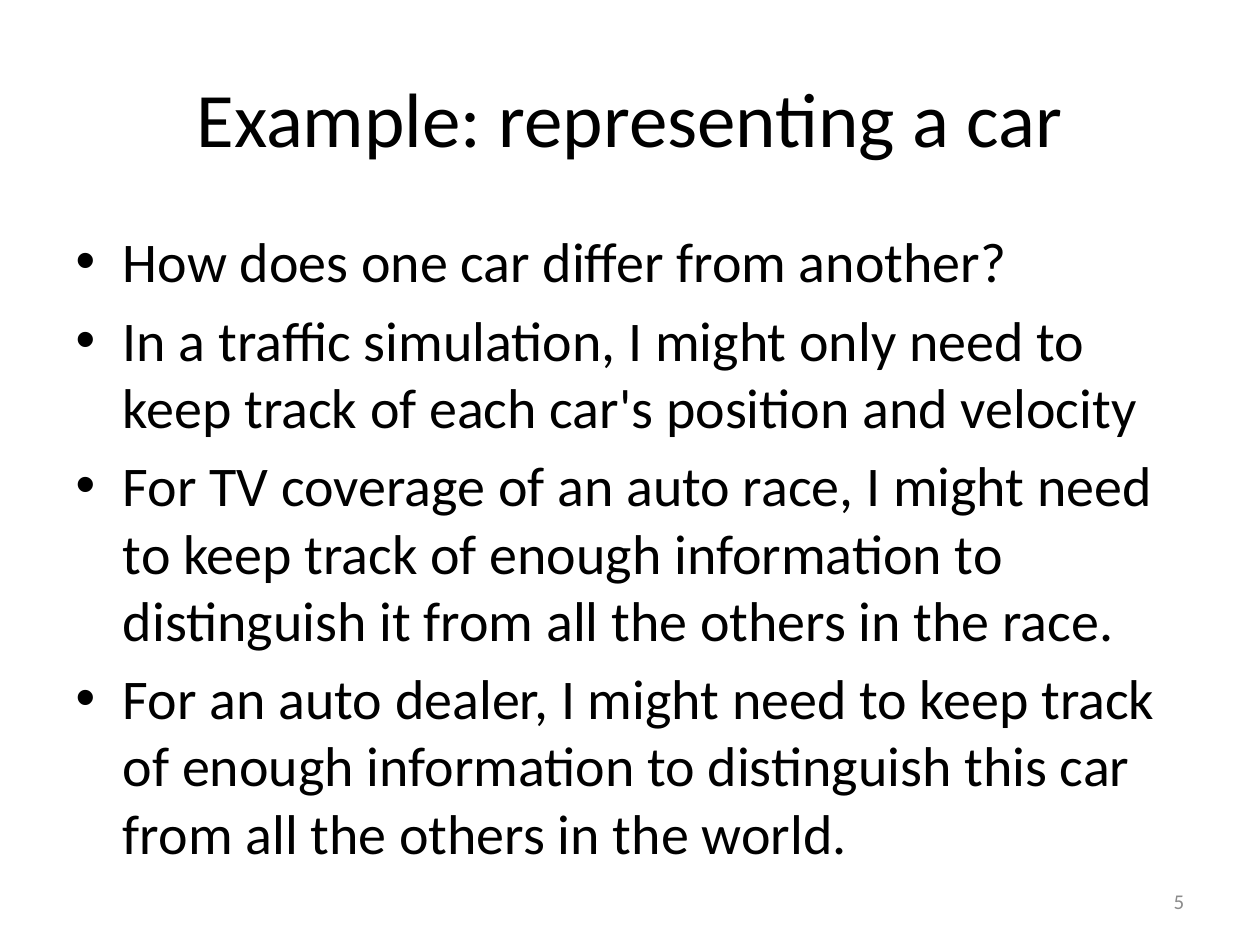
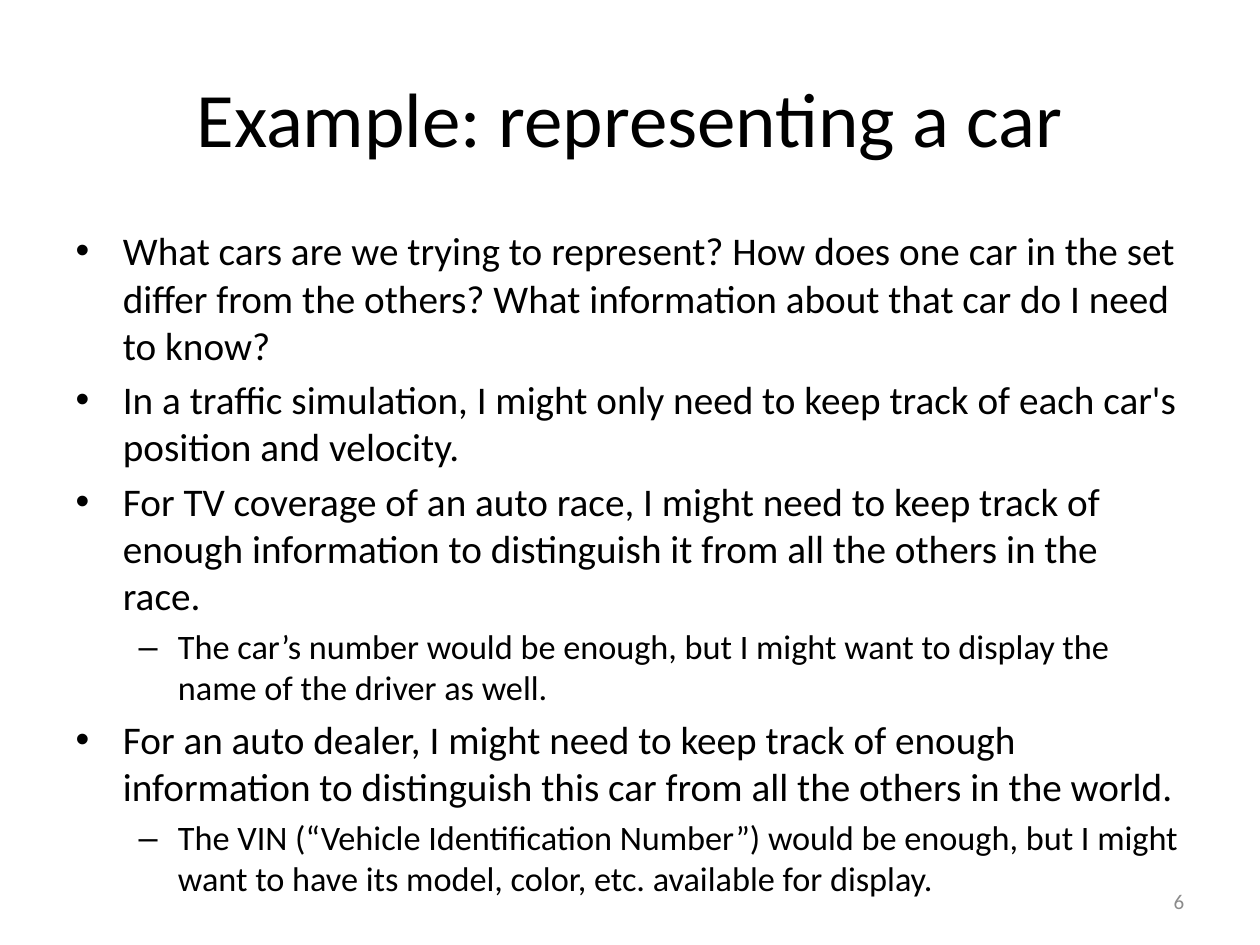
Before and after one commit to mwand/cs5010f17, a slide deck: slide 6 of Slides/Lesson 1.3 The Data Design Recipe.pptx (slide 5 before the commit). Drawn at 1260x945 pixels with LibreOffice and Linux fonts; fonts in the diff are those of the drawing. Boxes give left, top, right and bottom in pixels: in the first picture for what was removed or moved away, otherwise in the second. Text is boxed around its words. In the diff, an @@ line names an element or a change of style, - is before the commit and + after.

```diff
--- a/Slides/Lesson 1.3 The Data Design Recipe.pptx
+++ b/Slides/Lesson 1.3 The Data Design Recipe.pptx
@@ text at (123,237,1176,468): text changed; size 32 to 22.4 pt @@
-• How does one car differ from another?
-• In a traffic simulation, I might only need to keep track of each car's position and velocity
+• What cars are we trying to represent? How does one car in the set differ from the others? What information about that car do I need to know?
+• In a traffic simulation, I might only need to keep track of each car's position and velocity.
@@ text at (123,488,1172,808): size 32 to 22.4 pt in "For TV coverage of an auto race, ...", "For an auto dealer, I might need ..."; less space between paragraphs @@
@@ text at (178,635,1108,701): paragraph added @@
+  – The car’s number would be enough, but I might want to display the name of the driver as well.
@@ text at (178,825,1177,856): paragraph added @@
+  – The VIN (“Vehicle Identification Number”) would be enough, but I might want to have its model, color, etc. available for display.
@@ page number at (1174,895,1185,909): text changed @@
-5
+6
```
Also in this commit, not shown: 8 other slides changed, 17 slides added, 10 slides removed, 10 other files.
